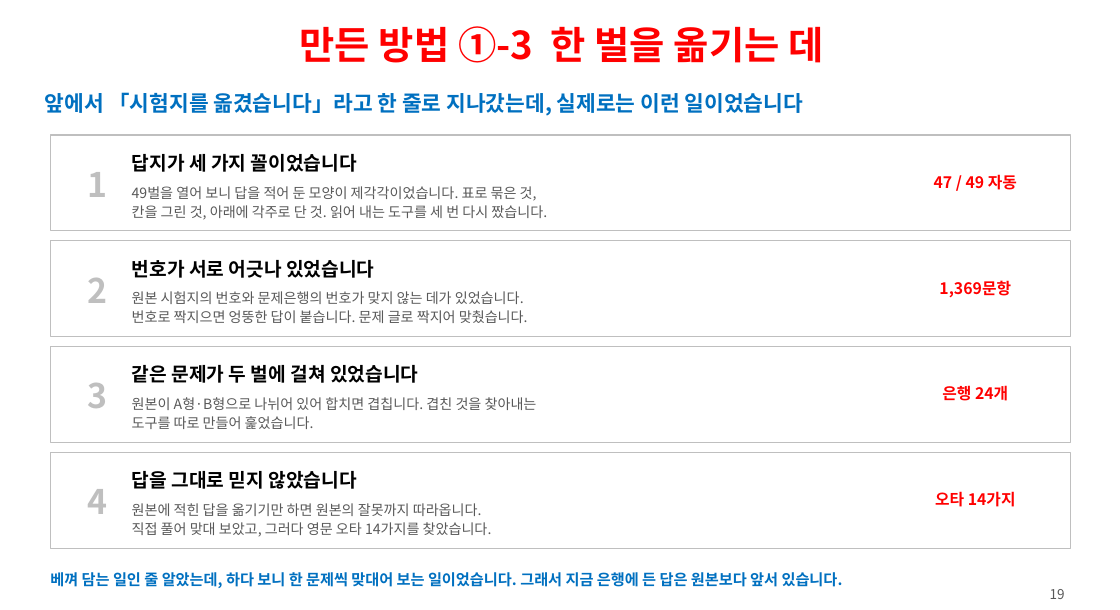
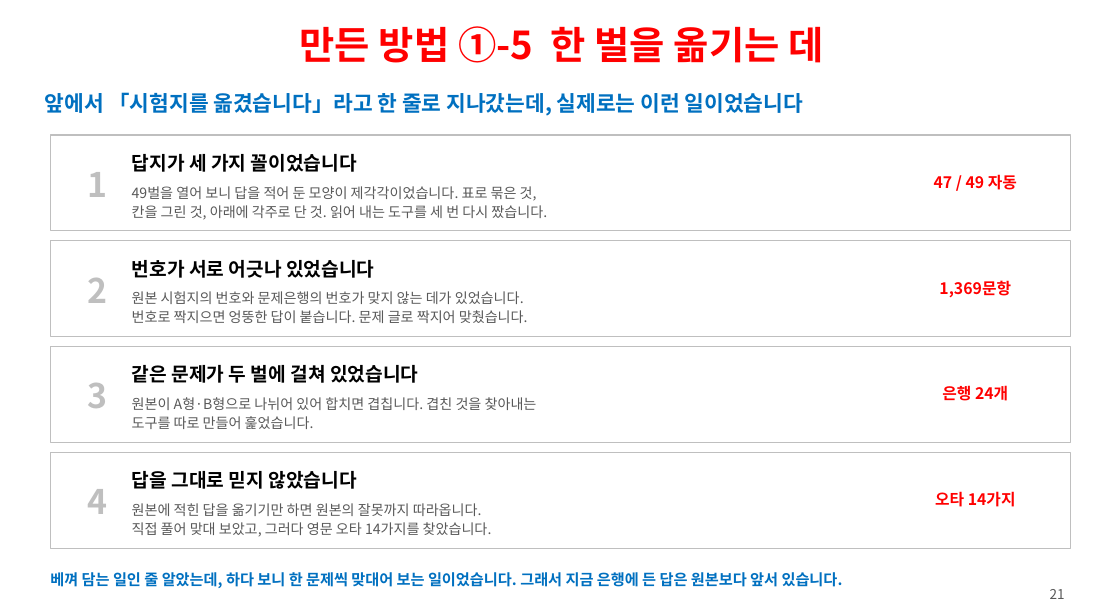
Before and after one commit to ys1277-sys/HIENDT-CBT, a slide deck: slide 21 of docs/발표자료-CBT-2026-08.pptx (slide 19 before the commit). Drawn at 1120x610 pixels with LibreOffice and Linux fonts; fonts in the diff are those of the drawing. Boxes give left, top, right and bottom in pixels: in the first picture for what was removed or moved away, otherwise in the second. Text is boxed around its words. In the diff, an @@ line names an element or a change of style, - is before the commit and + after.

```diff
--- a/docs/발표자료-CBT-2026-08.pptx
+++ b/docs/발표자료-CBT-2026-08.pptx
@@ text at [300,26,823,63]: text changed @@
-만든 방법 ①-3 한 벌을 옮기는 데
+만든 방법 ①-5 한 벌을 옮기는 데
@@ text at [1050,589,1065,599]: text changed @@
-19
+21
```
Also in this commit, not shown: 12 other slides changed, 2 slides added, 1 other file.
